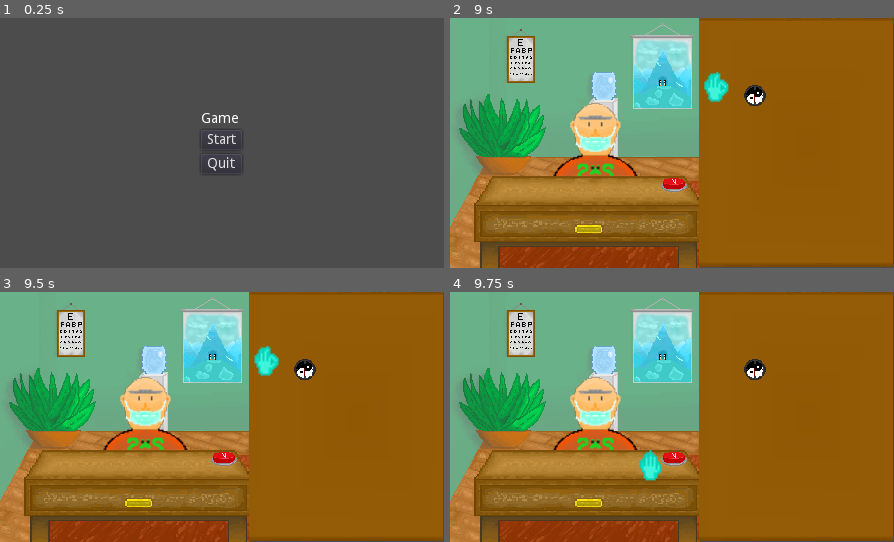
Above: before the commit, frames 1-4 (two rows, left to right).
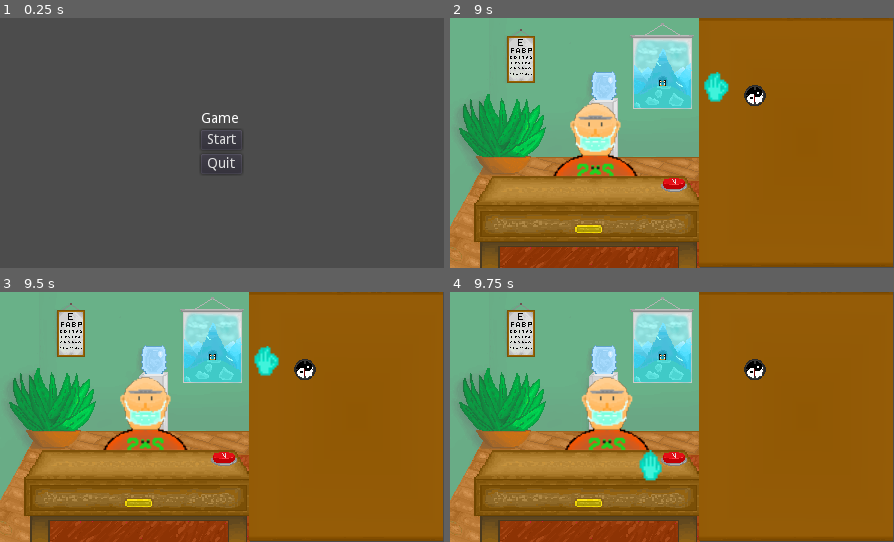
Above: after the commit, the same moments.

Repository: kari0036/Next-please-game-
Game: Godot game, scene res://scenes/Control.tscn
The game is run twice, just before and just after one commit, with the same random seed, the same clock (stepped at 60 frames per second) and the same inputs.
Inputs (mouse positions are in pixels of both pictures, inside the frame that each line leads up to):
- Up to frame 1 (0.25 s): no input
- Up to frame 2 (9 s): click "Start" at 0.5 s; tap Enter at 1.25, 2.75, 4.25 s; move the mouse to (769, 130) at 1.27 s; press the mouse at (769, 130) at 1.28 s; tap Space at 2, 3.5, 7.25 s; move the mouse to (583, 155) at 2.02 s; release the mouse at (583, 155) at 2.03 s; click (583, 155) at 2.1 s; move the mouse to (716, 88) at 2.77 s; press the mouse at (716, 88) at 2.78 s; move the mouse to (649, 193) at 3.52 s; release the mouse at (649, 193) at 3.53 s; click (649, 193) at 3.6 s; move the mouse to (805, 180) at 4.27 s; press the mouse at (805, 180) at 4.28 s; move the mouse to (538, 105) at 5.02 s; release the mouse at (538, 105) at 5.03 s; click (538, 105) at 5.1 s; move the mouse to (694, 143) at 5.77 s; press the mouse at (694, 143) at 5.78 s; move the mouse to (605, 80) at 6.52 s; release the mouse at (605, 80) at 6.53 s; click (605, 80) at 6.6 s; move the mouse to (769, 130) at 7.27 s; press the mouse at (769, 130) at 7.28 s; move the mouse to (583, 155) at 8.02 s; release the mouse at (583, 155) at 8.03 s; click (583, 155) at 8.1 s; move the mouse to (716, 88) at 8.77 s; press the mouse at (716, 88) at 8.78 s
- Up to frame 3 (9.5 s): no input
- Up to frame 4 (9.75 s): move the mouse to (649, 467) at 9.52 s; release the mouse at (649, 467) at 9.53 s; click (649, 467) at 9.6 s

Frames 1-3 are identical in both runs. In frame 4, 2.8% of the frame differs, in the area x 23-45%, y 34-64%.

Commit message:
Next please move work

Diff:
--- a/Next Please Game/Pacjęt.gd
+++ /dev/null
@@ -1,15 +0,0 @@
-extends KinematicBody2D
-
-var comming
-var velocity = Vector2()
-var target = Vector2(141,123)
-
-func nextPlease():
-	if !comming:
-		comming = true
-
-func _physics_process(delta):
-	if comming:
-		velocity = position.direction_to(target) * 100
-		if position.distance_to(target) > 5:
-			velocity = move_and_slide(velocity)
--- a/Next Please Game/scenes/Gabinet_Lekarski.tscn
+++ b/Next Please Game/scenes/Gabinet_Lekarski.tscn
@@ -5,9 +5,11 @@
 [ext_resource path="res://scenes/Ręka.tscn" type="PackedScene" id=3]
 [ext_resource path="res://scenes/item.tscn" type="PackedScene" id=4]
 [ext_resource path="res://scenes/Button.tscn" type="PackedScene" id=5]
-[ext_resource path="res://Pacjęt.tscn" type="PackedScene" id=6]
+[ext_resource path="res://scenes/Pacjęt.tscn" type="PackedScene" id=6]
 [ext_resource path="res://scripts/Pause.gd" type="Script" id=7]
-[ext_resource path="res://Pacjęt.gd" type="Script" id=8]
+[ext_resource path="res://scripts/Pacjęt.gd" type="Script" id=8]
+
+
 
 [node name="World" type="Node2D"]
 
--- /dev/null
+++ b/Next Please Game/scripts/Pacjęt.gd
@@ -0,0 +1,44 @@
+extends KinematicBody2D
+
+var velocity = Vector2()
+var room = Vector2(141,123)
+var outOfRoom = Vector2(400,123)
+
+var heMove = false
+var firstPatient = true
+var goToRoom = false
+
+func nextPlease():
+	if !heMove:
+		heMove = true
+
+func _physics_process(delta):
+	if heMove && firstPatient:
+		goTo(room)
+	else: if heMove:
+		changePatient()
+
+func goTo(target):
+	velocity = position.direction_to(target) * 100
+	if position.distance_to(target) > 5:
+		velocity = move_and_slide(velocity)
+	else:
+		heMove = false
+		firstPatient = false
+
+
+func changePatient():
+	if !goToRoom:
+		velocity = position.direction_to(outOfRoom) * 100
+		if position.distance_to(outOfRoom) > 5:
+			velocity = move_and_slide(velocity)
+		else:
+			#TODO zmmień wygląd postaci
+			goToRoom = true
+	else:
+		velocity = position.direction_to(room) * 100
+		if position.distance_to(room) > 5:
+			velocity = move_and_slide(velocity)
+		else:
+			goToRoom = false
+			heMove = false
Renamed: Next Please Game/Pacjęt.tscn -> Next Please Game/scenes/Pacjęt.tscn
